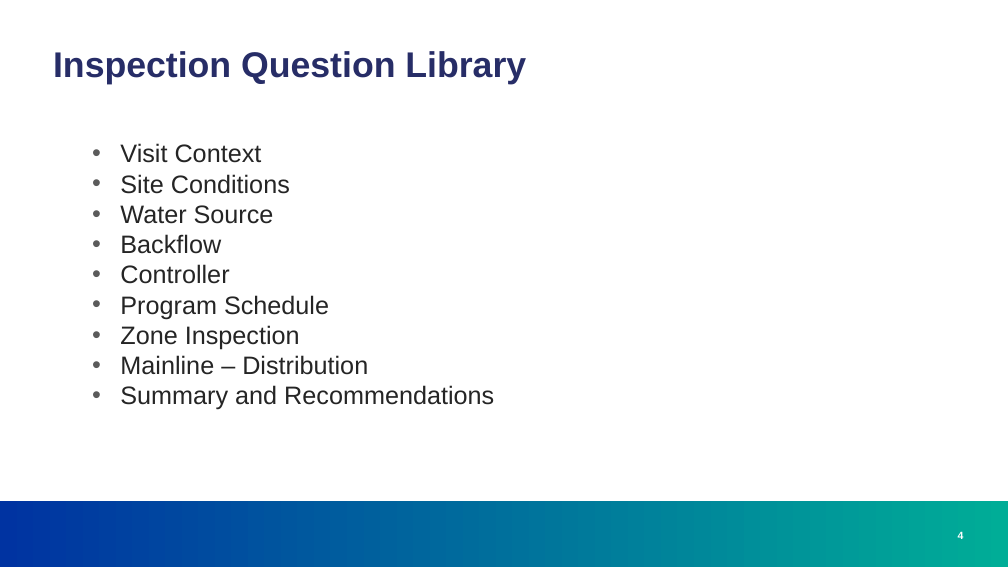
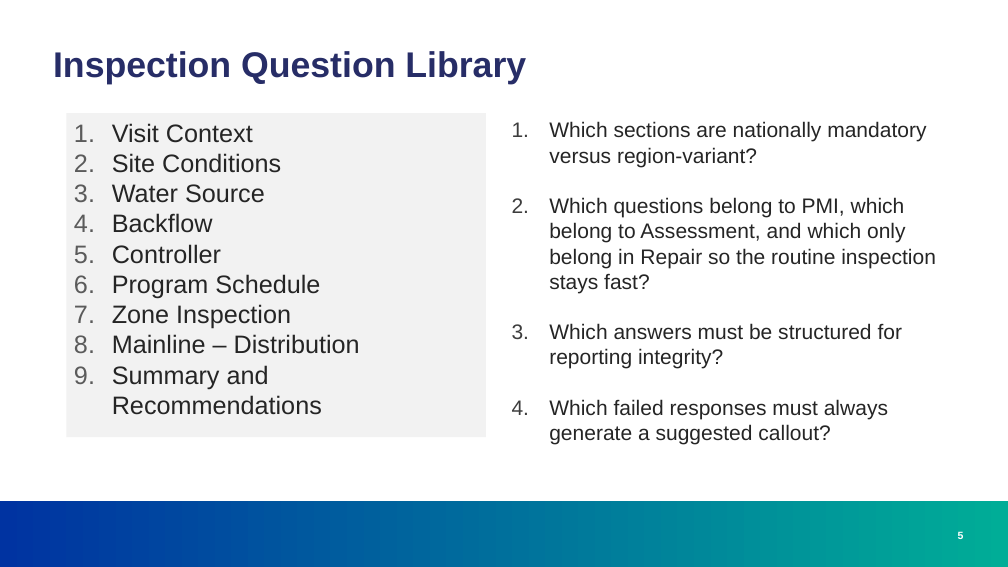
Before and after one commit to greg-e/irrigation, a slide deck: slide 5 of fsm_irrigation.pptx (slide 4 before the commit). Drawn at 1008x567 pixels with LibreOffice and Linux fonts; fonts in the diff are those of the drawing; background and template pictures are left out. Boxes give left, top, right and bottom in pixels: in the first picture for what was removed or moved away, otherwise in the second. Text is boxed around its words. In the diff, an @@ line names an element or a change of style, - is before the commit and + after.

```diff
--- a/fsm_irrigation.pptx
+++ b/fsm_irrigation.pptx
@@ text "Visit Context": place and size @@
-text "Visit Context" at box(120, 143, 494, 410)
+text "Visit Context" at box(67, 113, 486, 438)
@@ text "Visit Context" at box(67, 113, 486, 438): bullet • to 1.; fill none to #F2F2F2 @@
@@ text added at box(549, 121, 936, 444), 20 pt, text #252525 @@
+1. Which sections are nationally mandatory versus region-variant?
+2. Which questions belong to PMI, which belong to Assessment, and which only belong in Repair so the routine inspection stays fast?
+3. Which answers must be structured for reporting integrity?
+4. Which failed responses must always generate a suggested callout?
@@ page number at box(958, 532, 964, 539): text changed @@
-4
+5
```
Also in this commit, not shown: 1 other slide changed, 5 slides added, 5 slides removed, 10 other files.
